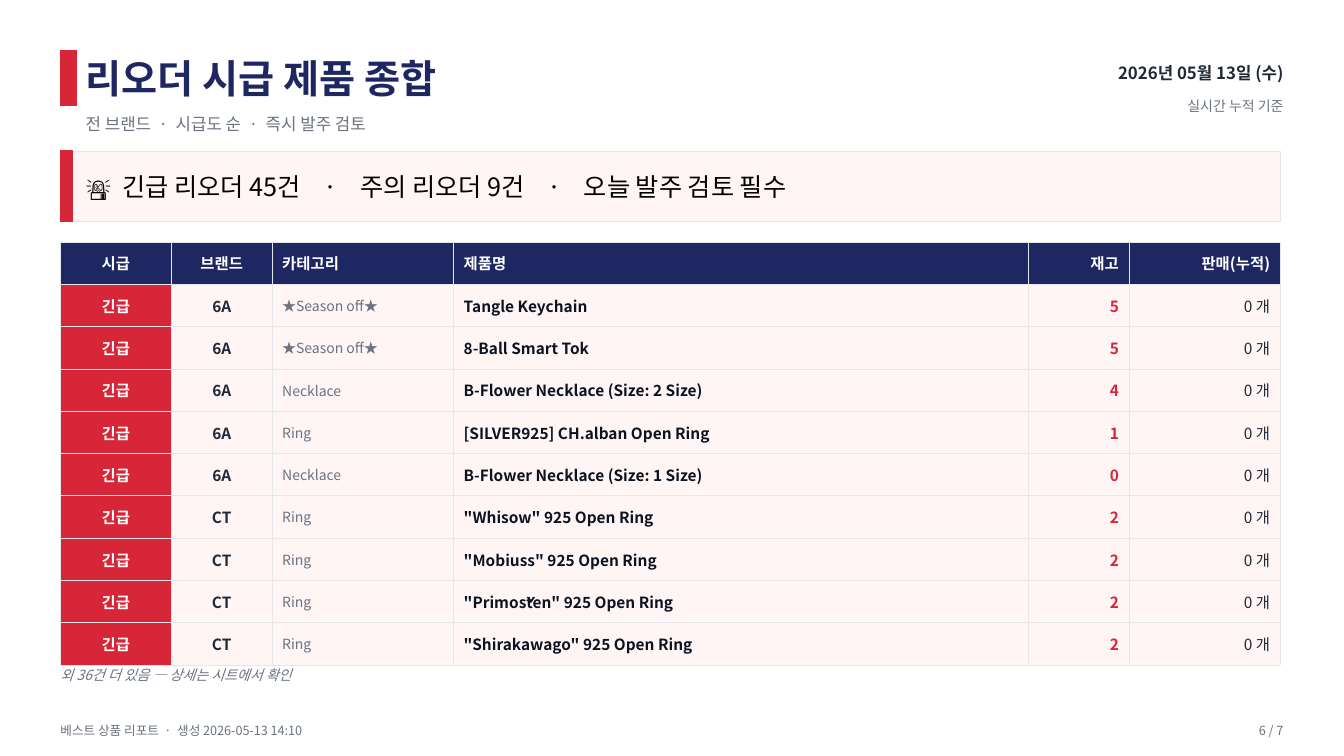
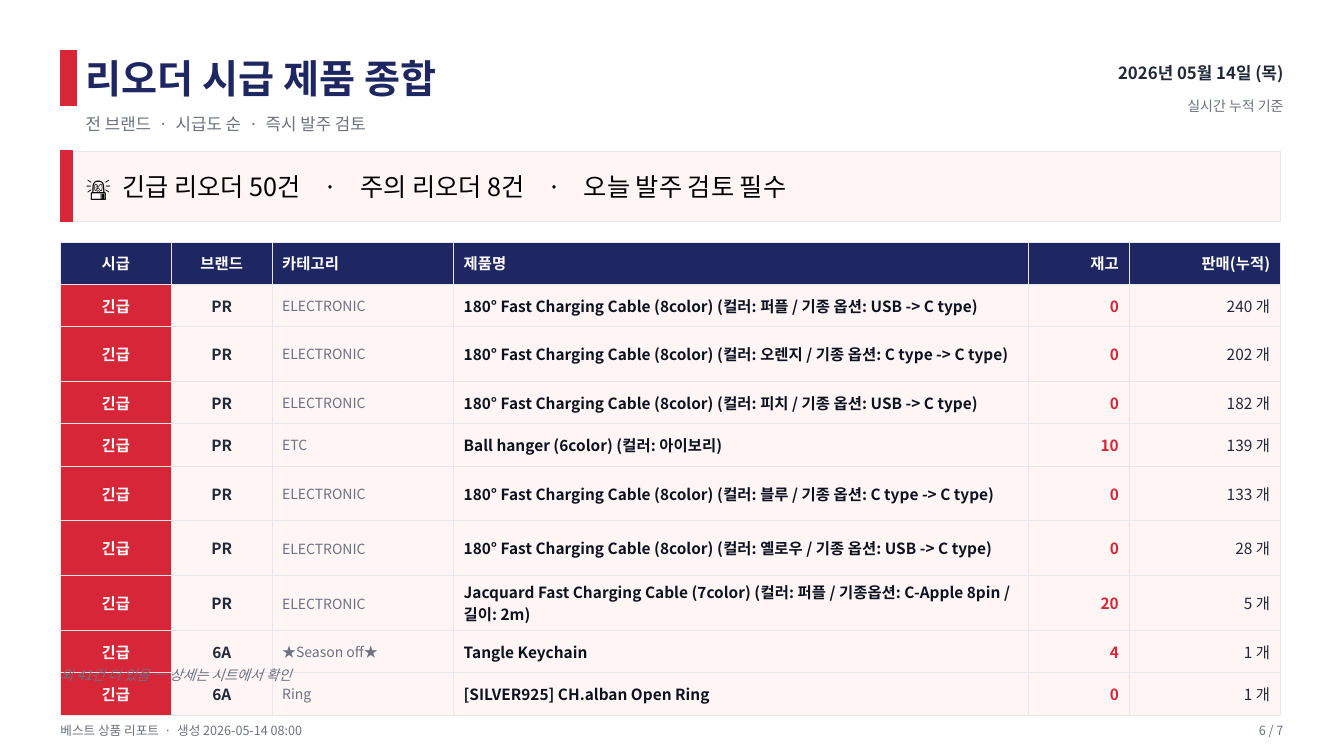
Before and after one commit to j65209/Brightbeed, a slide deck: slide 6 of data/sales-report.pptx. Drawn at 1344x756 pixels with LibreOffice and Linux fonts; fonts in the diff are those of the drawing. Boxes give left, top, right and bottom in pixels: in the first picture for what was removed or moved away, otherwise in the second. Text is boxed around its words. In the diff, an @@ line names an element or a change of style, - is before the commit and + after.

```diff
--- a/data/sales-report.pptx
+++ b/data/sales-report.pptx
@@ text at [1118, 65, 1283, 83]: text changed @@
-2026년 05월 13일 (수)
+2026년 05월 14일 (목)
@@ text at [123, 175, 786, 198]: text changed @@
-🚨 긴급 리오더 45건 · 주의 리오더 9건 · 오늘 발주 검토 필수
+🚨 긴급 리오더 50건 · 주의 리오더 8건 · 오늘 발주 검토 필수
@@ table at [60, 242, 1280, 708] @@
-row 2: 긴급 | 6A | ★Season off★ | Tangle Keychain | 5 | 0 개
+row 2: 긴급 | PR | ELECTRONIC | 180° Fast Charging Cable (8color) (컬러: 퍼플 / 기종 옵션: USB -> C type) | 0 | 240 개
-row 3: 긴급 | 6A | ★Season off★ | 8-Ball Smart Tok | 5 | 0 개
+row 3: 긴급 | PR | ELECTRONIC | 180° Fast Charging Cable (8color) (컬러: 오렌지 / 기종 옵션: C type -> C type) | 0 | 202 개
-row 4: 긴급 | 6A | Necklace | B-Flower Necklace (Size: 2 Size) | 4 | 0 개
+row 4: 긴급 | PR | ELECTRONIC | 180° Fast Charging Cable (8color) (컬러: 피치 / 기종 옵션: USB -> C type) | 0 | 182 개
-row 5: 긴급 | 6A | Ring | [SILVER925] CH.alban Open Ring | 1 | 0 개
+row 5: 긴급 | PR | ETC | Ball hanger (6color) (컬러: 아이보리) | 10 | 139 개
-row 6: 긴급 | 6A | Necklace | B-Flower Necklace (Size: 1 Size) | 0 | 0 개
+row 6: 긴급 | PR | ELECTRONIC | 180° Fast Charging Cable (8color) (컬러: 블루 / 기종 옵션: C type -> C type) | 0 | 133 개
-row 7: 긴급 | CT | Ring | "Whisow" 925 Open Ring | 2 | 0 개
+row 7: 긴급 | PR | ELECTRONIC | 180° Fast Charging Cable (8color) (컬러: 옐로우 / 기종 옵션: USB -> C type) | 0 | 28 개
-row 8: 긴급 | CT | Ring | "Mobiuss" 925 Open Ring | 2 | 0 개
+row 8: 긴급 | PR | ELECTRONIC | Jacquard Fast Charging Cable (7color) (컬러: 퍼플 / 기종옵션: C-Apple 8pin / 길이: 2m) | 20 | 5 개
-row 9: 긴급 | CT | Ring | "Primošten" 925 Open Ring | 2 | 0 개
+row 9: 긴급 | 6A | ★Season off★ | Tangle Keychain | 4 | 1 개
-row 10: 긴급 | CT | Ring | "Shirakawago" 925 Open Ring | 2 | 0 개
+row 10: 긴급 | 6A | Ring | [SILVER925] CH.alban Open Ring | 0 | 1 개
@@ text at [60, 666, 292, 685]: text changed @@
-외 36건 더 있음 — 상세는 시트에서 확인
+외 41건 더 있음 — 상세는 시트에서 확인
@@ text at [60, 724, 302, 736]: text changed @@
-베스트 상품 리포트 · 생성 2026-05-13 14:10
+베스트 상품 리포트 · 생성 2026-05-14 08:00
```
Also in this commit, not shown: 6 other slides changed.
